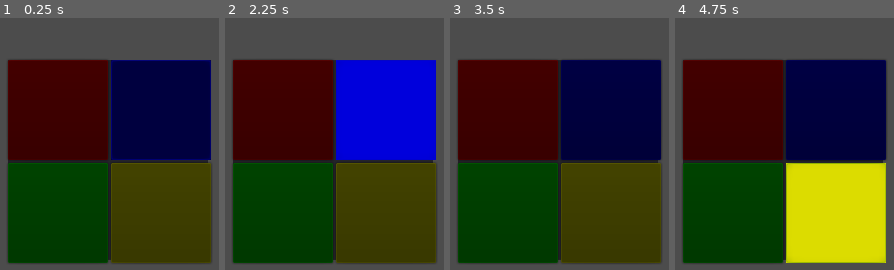
Above: before the commit, frames 1-4 (left to right).
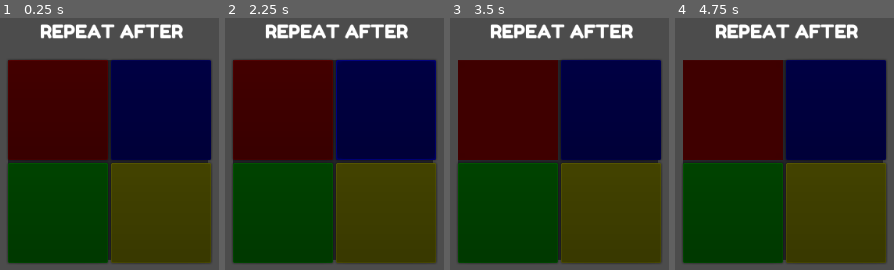
Above: after the commit, the same moments.

Repository: hupijekku/LD46
Game: Godot game, scene res://Scenes/Games/Colors.tscn
The game is run twice, just before and just after one commit, with the same random seed, the same clock (stepped at 60 frames per second) and the same inputs. This scene is started directly instead of the project's main scene.
Inputs (mouse positions are in pixels of both pictures, inside the frame that each line leads up to):
- Up to frame 1 (0.25 s): no input
- Up to frame 2 (2.25 s): click (387, 111) at 0.5 s; tap Enter at 1.25 s; move the mouse to (outside the picture) at 1.27 s; press the mouse at (outside the picture) at 1.28 s; release the mouse at (outside the picture) at 2 s; click (387, 111) at 2.02 s
- Up to frame 3 (3.5 s): click (612, 212) at 2.77 s
- Up to frame 4 (4.75 s): click (731, 111) at 3.52 s; click (837, 212) at 4.27 s

The runs differ from the first frame. In frame 1, 3.2% of the frame differs, in the area x 18-97%, y 2-57%; in frame 2, 21%; in frame 3, 2.5%; in frame 4, 21%.

Commit message:
Color mg buttons

Diff:
--- a/Project/Scenes/Games/Colors.tscn
+++ b/Project/Scenes/Games/Colors.tscn
@@ -1,7 +1,8 @@
-[gd_scene load_steps=3 format=2]
+[gd_scene load_steps=4 format=2]
 
 [ext_resource path="res://Themes/ColorButton.tres" type="Theme" id=1]
 [ext_resource path="res://Scripts/Colors.gd" type="Script" id=2]
+[ext_resource path="res://Themes/GameLabel.tres" type="Theme" id=3]
 
 [node name="Colors" type="Node2D"]
 script = ExtResource( 2 )
@@ -67,5 +68,21 @@
 rect_min_size = Vector2( 128, 128 )
 theme = ExtResource( 1 )
 
+[node name="Label" type="Label" parent="CanvasLayer"]
+anchor_left = 0.5
+anchor_top = 0.2
+anchor_right = 0.5
+anchor_bottom = 0.2
+margin_left = -87.0
+margin_top = 7.62939e-06
+margin_right = 96.0006
+margin_bottom = 30.0
+theme = ExtResource( 3 )
+text = "REPEAT AFTER"
+__meta__ = {
+"_edit_use_anchors_": false
+}
+
 [node name="Timer" type="Timer" parent="."]
+wait_time = 0.5
 [connection signal="timeout" from="Timer" to="." method="_on_timeout"]
--- a/Project/Scripts/Colors.gd
+++ b/Project/Scripts/Colors.gd
@@ -6,23 +6,31 @@
 var c2
 var c3
 var c4
+var answ = []
+var i = 0
 
 func _ready():
+	randomize()
 	c1 = get_node("CanvasLayer/Panel/CenterContainer/GridContainer/Color1")
 	c2 = get_node("CanvasLayer/Panel/CenterContainer/GridContainer/Color2")
 	c3 = get_node("CanvasLayer/Panel/CenterContainer/GridContainer/Color3")
 	c4 = get_node("CanvasLayer/Panel/CenterContainer/GridContainer/Color4")
 
+	c1.connect("pressed", self, "_on_color_press", [0])
+	c2.connect("pressed", self, "_on_color_press", [1])
+	c3.connect("pressed", self, "_on_color_press", [2])
+	c4.connect("pressed", self, "_on_color_press", [3])
+
 	c1.disabled = true
 	c2.disabled = true
 	c3.disabled = true
 	c4.disabled = true
-	start(5)
+	start(6)
 	pass
 
 
 func start(length):
-	var answ = []
+	answ = []
 	for i in range(length):
 		var x = randi()%4
 		answ.append(x)
@@ -30,6 +38,7 @@
 
 	var timer = get_node("Timer")
 	timer.start()
+	yield(self, "color_timeout")
 	for j in answ:
 		match j:
 			0:
@@ -58,12 +67,26 @@
 
 		yield(self, "color_timeout")
 	timer.stop()
+	c1.disabled = false
+	c2.disabled = false
+	c3.disabled = false
+	c4.disabled = false
 	pass
-
 
 func _on_timeout():
 	emit_signal("color_timeout")
 
-# Called every frame. 'delta' is the elapsed time since the previous frame.
-#func _process(delta):
-#	pass
+func _on_color_press(button):
+	if not answ[i] == button:
+		print("YOU FAILED")
+		pass
+	else:
+		i += 1
+	if i == len(answ):
+		print("YOU WON!")
+		c1.disabled = true
+		c2.disabled = true
+		c3.disabled = true
+		c4.disabled = true
+		queue_free()
+	pass
